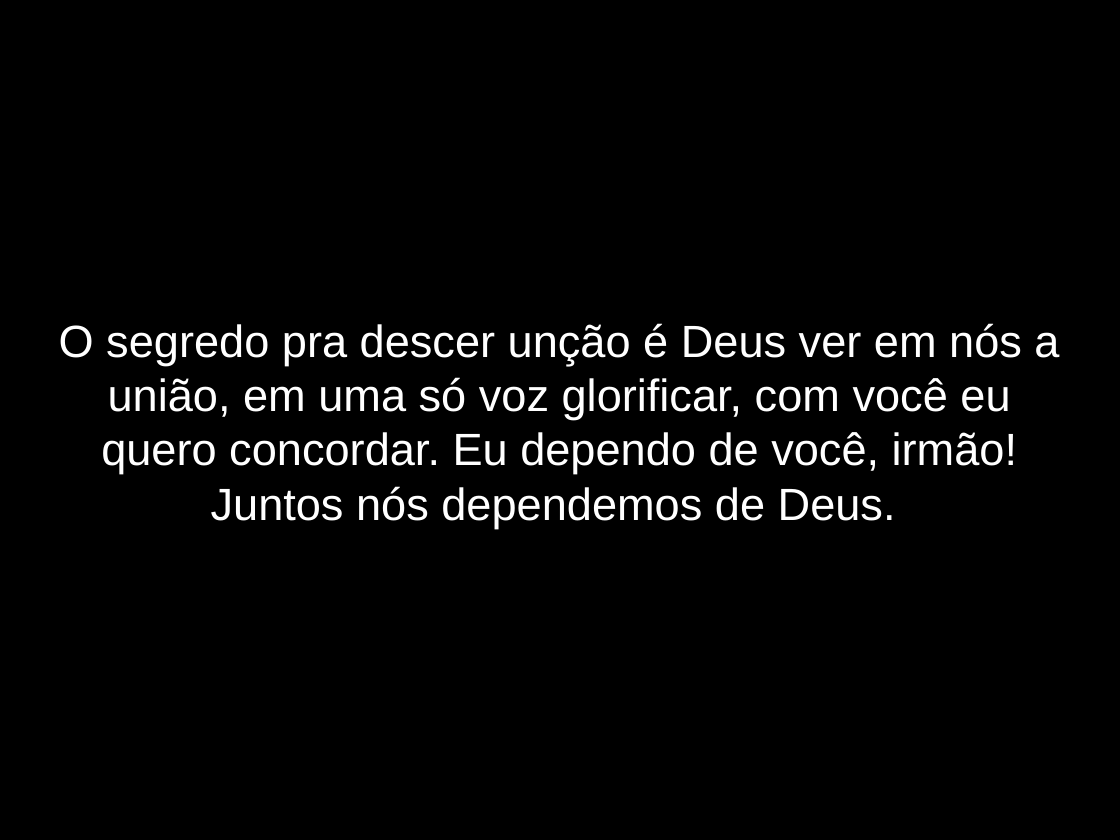
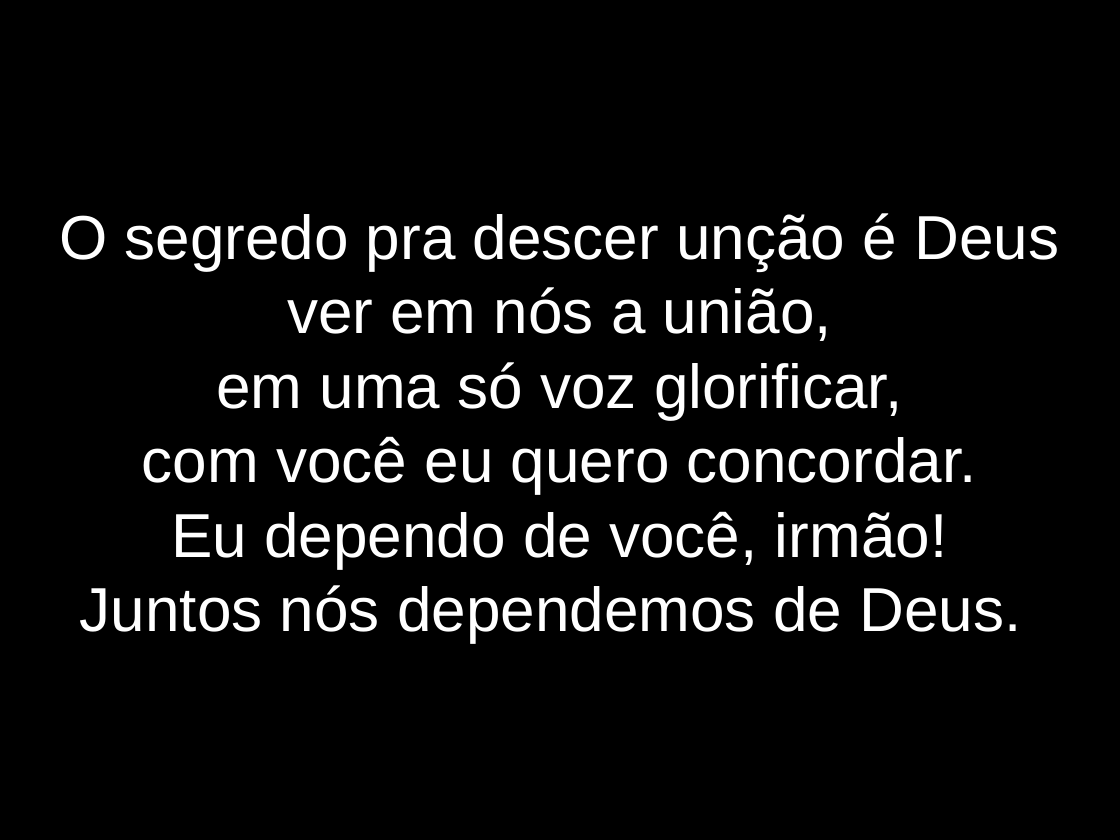
Before and after one commit to lazaroness/ChurchFiles, a slide deck: slide 3 of elshaday/LetrasApresentacao/DependemosDeDeus.odp. Drawn at 1120x840 pixels with LibreOffice and Linux fonts; fonts in the diff are those of the drawing. Boxes give left, top, right and bottom in pixels: in the first picture for what was removed or moved away, otherwise in the second. Text is boxed around its words. In the diff, an @@ line names an element or a change of style, - is before the commit and + after.

```diff
--- a/elshaday/LetrasApresentacao/DependemosDeDeus.odp
+++ b/elshaday/LetrasApresentacao/DependemosDeDeus.odp
@@ subtitle at (x1=59, y1=213, x2=1059, y2=643): text changed; size 32 to 44 pt @@
-O segredo pra descer unção é Deus ver em nós a união, em uma só voz glorificar, com você eu quero concordar. Eu dependo de você, irmão! Juntos nós dependemos de Deus.
+O segredo pra descer unção é Deus ver em nós a união,
+em uma só voz glorificar,
+com você eu quero concordar.
+Eu dependo de você, irmão!
+Juntos nós dependemos de Deus.
```
Also in this commit, not shown: 11 other slides changed, 3 slides removed.
